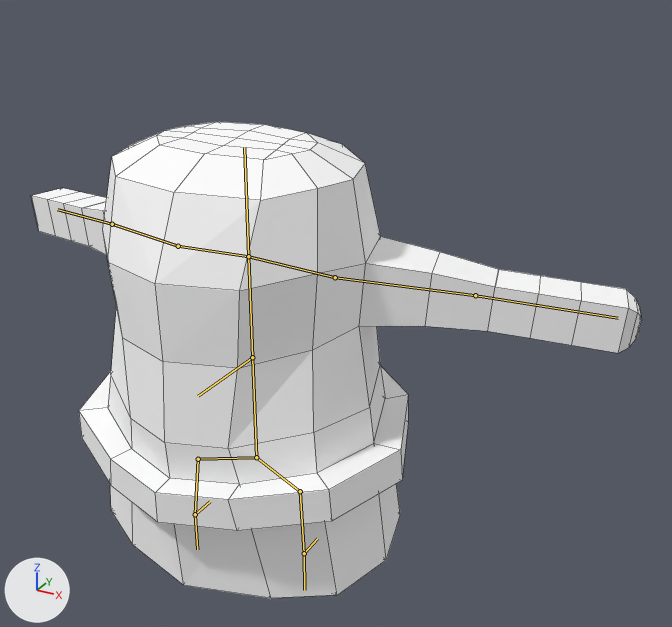
The Blender file TheFoodSupplier/Blender/haniwa.blend as it was, and as the next commit left it.
Camera for both pictures: a 50 mm camera at (5.73, -8.26, 6.42) aimed at (0.64, 1.0, 1.79). Arrows for +X, +Y and +Z are at lower left; the lights stay in place. The bones that bend it are drawn over the model as lines. Mesh edges are drawn as thin lines.
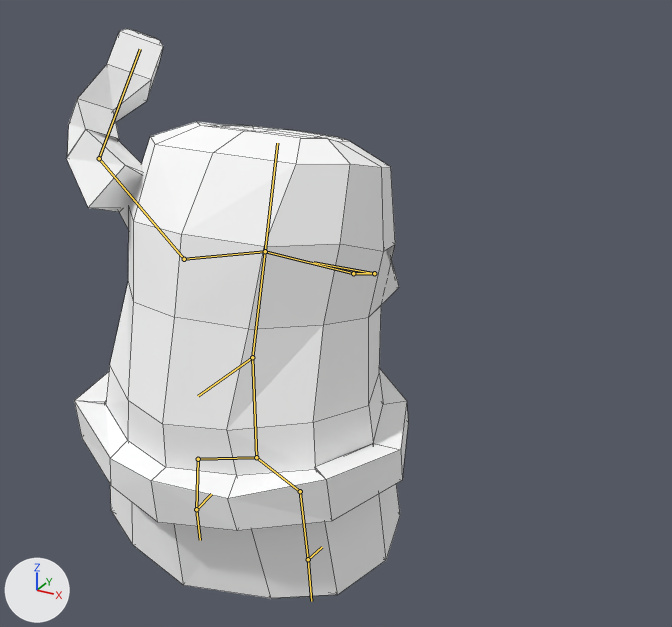
The newer file adds an action. The first version stands in its rest pose; the second is drawn at frame 30 of the action 'Throw'.

What the commit changed:
Bone 'CenterBody' (bone_centerbody) turns from (0, 0, 0) to (-15, 0, 0) degrees about its own x, y and z.
Bone 'RightBody' (bone_rightbody) turns from (0, 0, 0) to (-5, -43, 32) degrees about its own x, y and z.
Bone 'RightArm' (bone_rightarm) turns from (0, 0, 0) to (36, -14, 43) degrees about its own x, y and z.
Bone 'RightHand' (bone_righthand) turns from (0, 0, 0) to (19, 2, 45) degrees about its own x, y and z.
Bone 'LeftBody' (bone_leftbody) turns from (0, 0, 0) to (-8, -49, 77) degrees about its own x, y and z.
Bone 'LeftArm' (bone_leftarm) turns from (0, 0, 0) to (-5, -59, -54) degrees about its own x, y and z.
Bone 'LeftHand' (bone_lefthand) turns from (0, 0, 0) to (-40, -52, -16) degrees about its own x, y and z.
Bone 'RightLeg' (bone_rightleg) turns from (0, 0, 0) to (9, -1, 7) degrees about its own x, y and z.
Bone 'LeftLeg' (bone_leftleg) turns from (0, 0, 0) to (-6, -1, -5) degrees about its own x, y and z.

Boxes (x1, y1, x2, y2) around the edits, measured in the pictures (672 x 627 px):
'Plane', posed (44% narrower, 19% taller): before (31, 122, 642, 598); after (66, 29, 408, 598)
bone 'CenterBody', root to tip: before (252, 357) to (248, 256); after (252, 357) to (265, 251)
bone 'RightBody', root to tip: before (248, 256) to (335, 277); after (265, 251) to (353, 273)
bone 'RightArm', root to tip: before (335, 277) to (475, 295); after (353, 273) to (374, 273)
bone 'RightHand', root to tip: before (475, 295) to (618, 318); after (374, 273) to (313, 262)
bone 'LeftBody', root to tip: before (248, 256) to (178, 246); after (265, 251) to (184, 259)
bone 'LeftArm', root to tip: before (178, 246) to (112, 224); after (184, 259) to (99, 158)
bone 'LeftHand', root to tip: before (112, 224) to (57, 209); after (99, 158) to (140, 49)
bone 'RightLeg', root to tip: before (300, 491) to (304, 553); after (300, 491) to (308, 559)
bone 'LeftLeg', root to tip: before (198, 459) to (195, 514); after (198, 459) to (196, 509)
